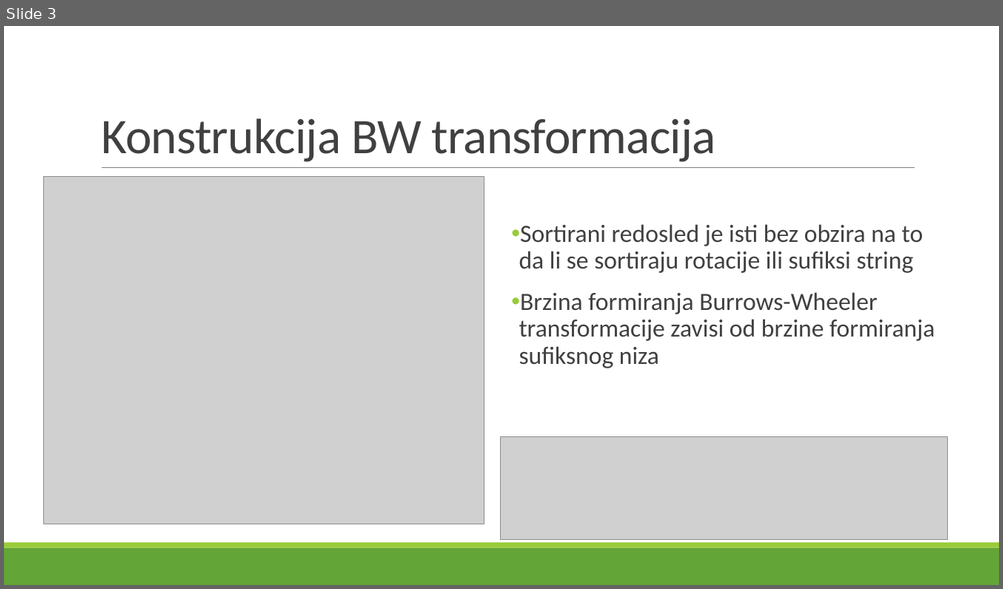
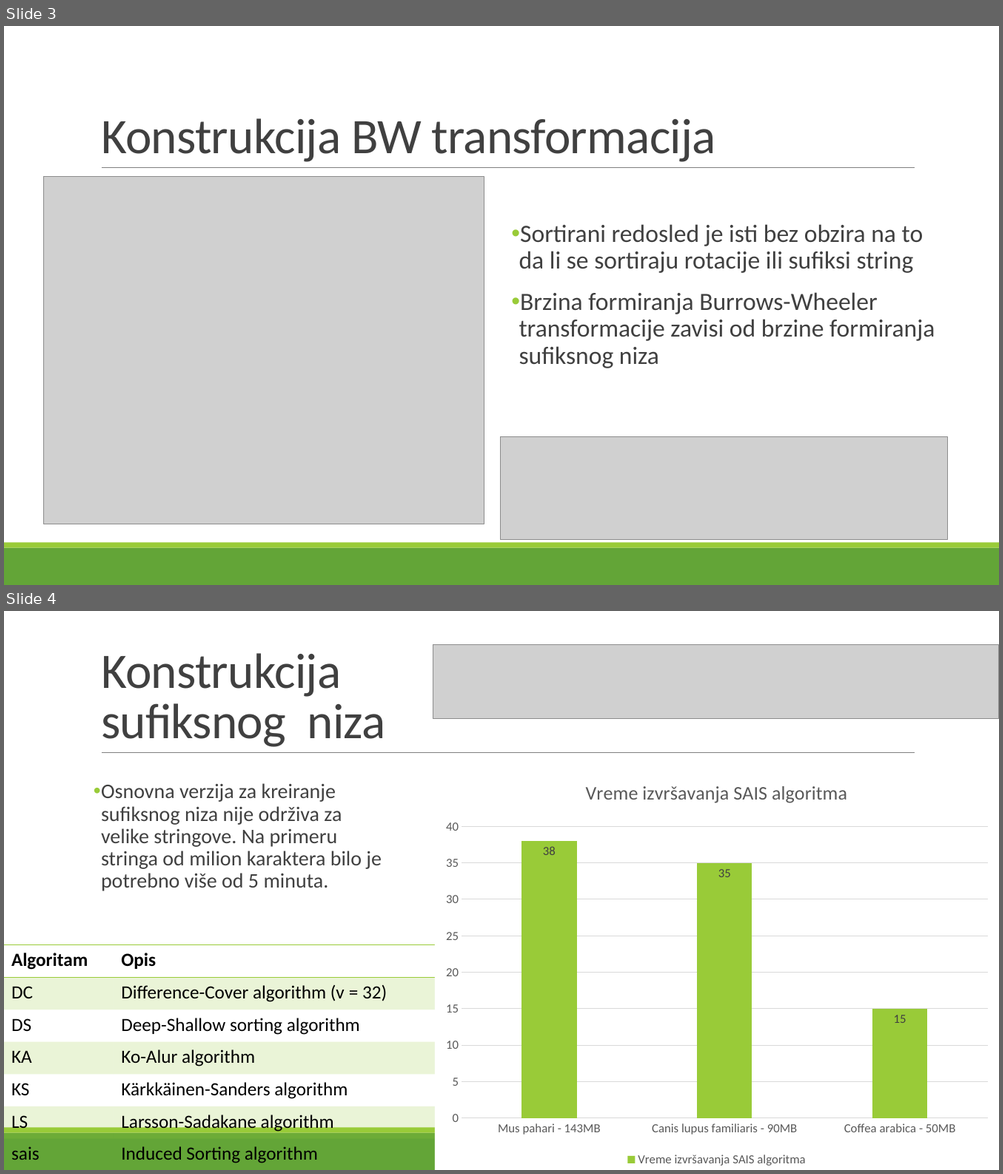
Before and after one commit to maricak/GenomicIT, a slide deck: BWT and FM index.pptx. Shown one above the other, each under a label of ours: slide 3 before the commit, slides 3 and 4 after it. The pictures are 1003x589 and 1003x1174 pixels, drawn with LibreOffice and Linux fonts; fonts in the diff are those of the drawing; grey boxes stand for pictures. Boxes give left, top, right and bottom in pixels: in the first picture for what was removed or moved away, otherwise in the second. Text is boxed around its words. In the diff, an @@ line names an element or a change of style, - is before the commit and + after.

```diff
--- a/BWT and FM index.pptx
+++ b/BWT and FM index.pptx
@@ slide 4 added at [4, 611, 999, 1170], background #FFFFFF; not listed: 3 template elements that a slide beside it also shows @@
@@ title added at [101, 653, 386, 747], 48 pt, text #404040 @@
+Konstrukcija sufiksnog niza
@@ picture added at [433, 645, 999, 719] @@
@@ column chart added at [435, 763, 999, 1170] @@
+title "Vreme izvršavanja SAIS algoritma"
+categories: Mus pahari - 143MB, Canis lupus familiaris - 90MB, Coffea arabica - 50MB
+Vreme izvršavanja SAIS algoritma: 38, 35, 15
@@ text added at [101, 783, 381, 891], 20 pt, text #404040 @@
+• Osnovna verzija za kreiranje sufiksnog niza nije održiva za velike stringove. Na primeru stringa od milion karaktera bilo je potrebno više od 5 minuta.
@@ table added at [4, 945, 435, 1170], 7 rows, 2 columns @@
+Algoritam | Opis
+DC | Difference-Cover algorithm (v = 32)
+DS | Deep-Shallow sorting algorithm
+KA | Ko-Alur algorithm
+KS | Kärkkäinen-Sanders algorithm
+LS | Larsson-Sadakane algorithm
+sais | Induced Sorting algorithm
```
Also in this commit, not shown: 3 other slides added, 1 slide removed.
